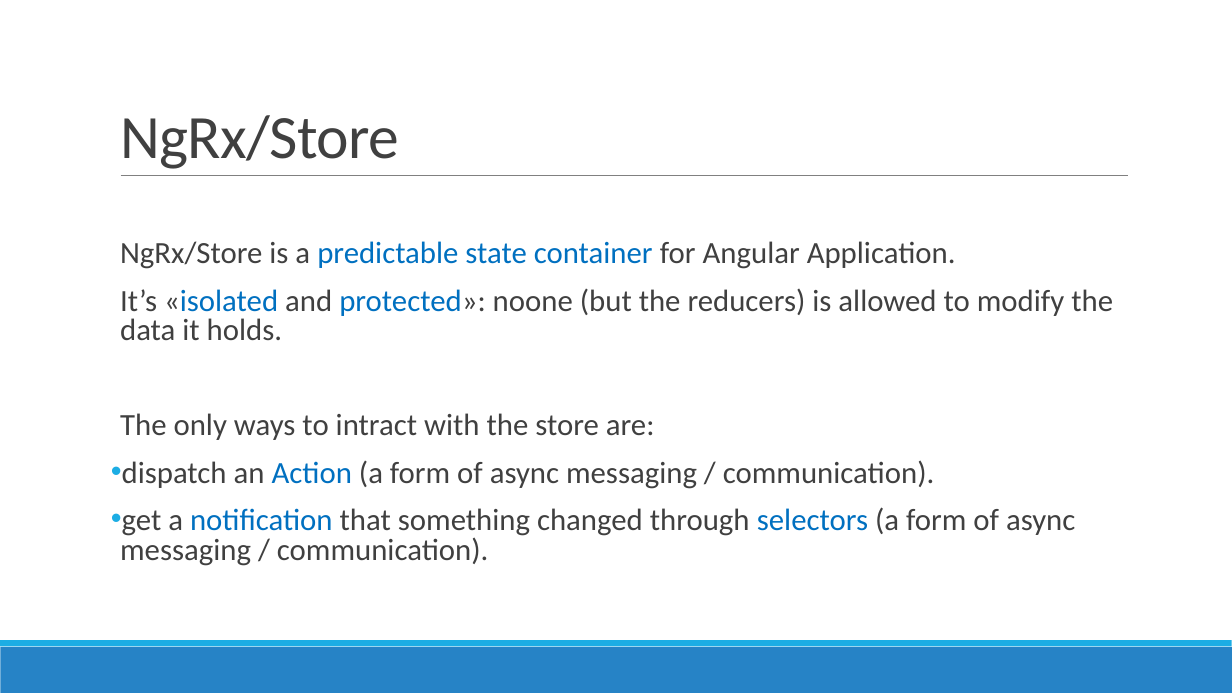
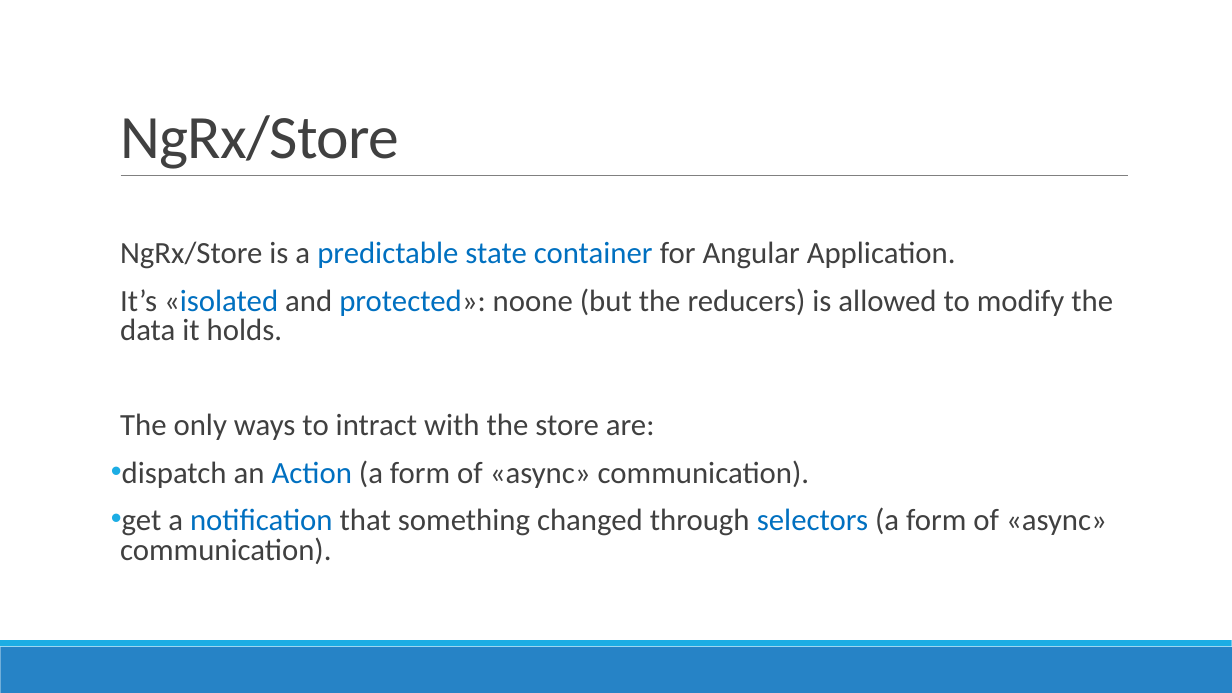
Before and after one commit to AGiorgetti/ngrx101, a slide deck: slide 6 of ReactiveProgramming_ngrx.pptx. Drawn at 1232x693 pixels with LibreOffice and Linux fonts; fonts in the diff are those of the drawing. Boxes give left, top, right and bottom in pixels: in the first picture for what was removed or moved away, otherwise in the second. Text is boxed around its words. In the diff, an @@ line names an element or a change of style, - is before the commit and + after.

```diff
--- a/ReactiveProgramming_ngrx.pptx
+++ b/ReactiveProgramming_ngrx.pptx
@@ text at <box>120,460,1107,564</box>: text changed @@
-• dispatch an Action (a form of async messaging / communication).
-• get a notification that something changed through selectors (a form of async messaging / communication).
+• dispatch an Action (a form of «async» communication).
+• get a notification that something changed through selectors (a form of «async» communication).
```
Also in this commit, not shown: 3 other slides changed, 6 slides added, 1 slide removed, 1 other file.
